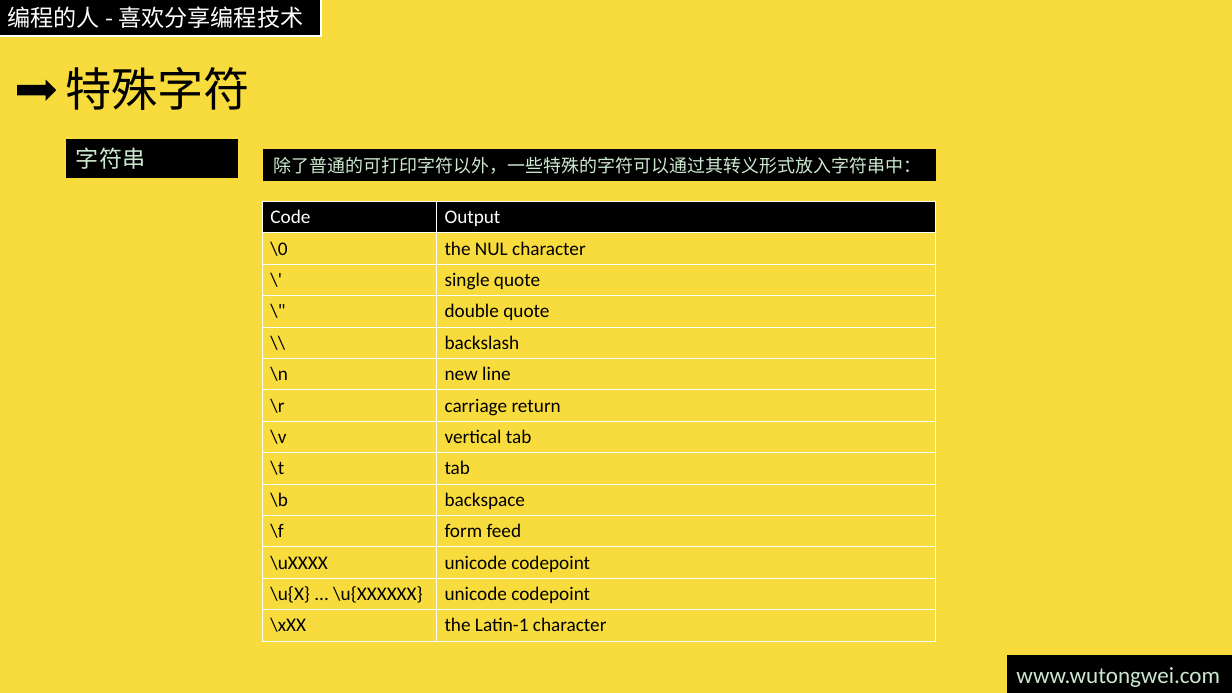
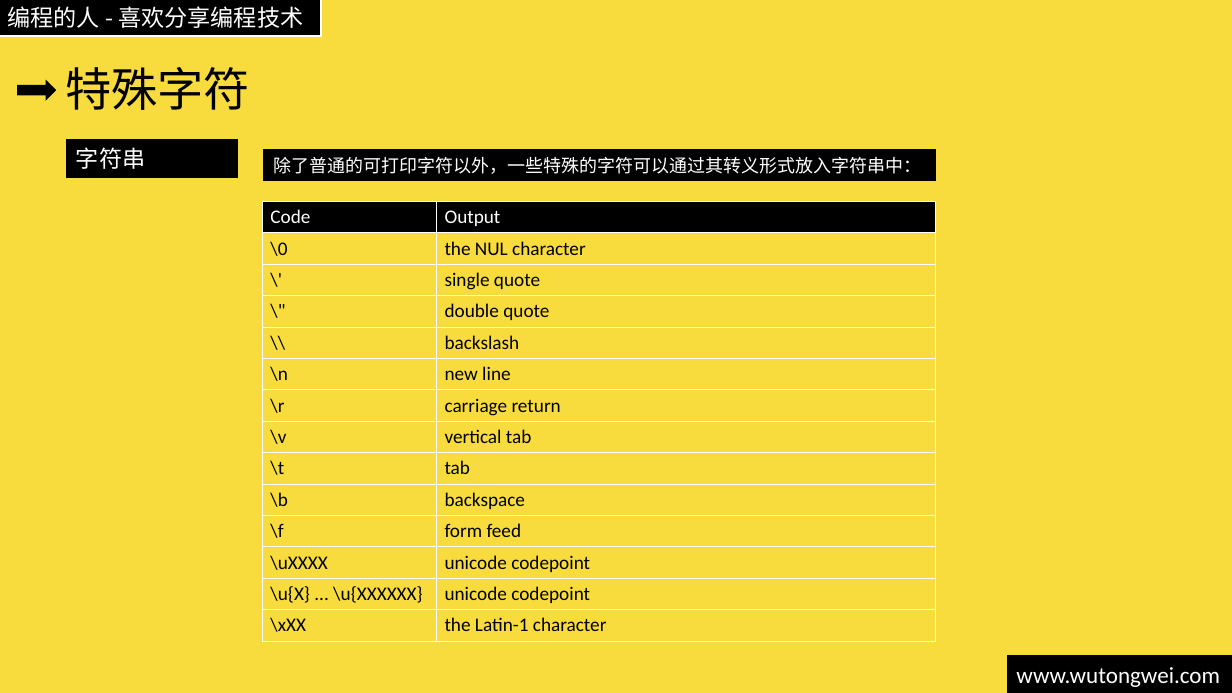
Before and after one commit to willculture/training, a slide deck: slide 37 of ppt/front-end/Javascript.pptx (slide 27 before the commit). Drawn at 1232x693 pixels with LibreOffice and Linux fonts; fonts in the diff are those of the drawing. Boxes give left, top, right and bottom in pixels: in the first picture for what was removed or moved away, otherwise in the second. Text is boxed around its words. In the diff, an @@ line names an element or a change of style, - is before the commit and + after.

```diff
--- a/ppt/front-end/Javascript.pptx
+++ b/ppt/front-end/Javascript.pptx
@@ text colour #CCE8CF to #FFFFFF in 3 elements at (264, 150, 936, 181), (67, 140, 238, 177), (1007, 656, 1232, 693) @@
```
Also in this commit, not shown: 33 other slides changed, 53 slides added, 2 slides removed, 1 other file.
